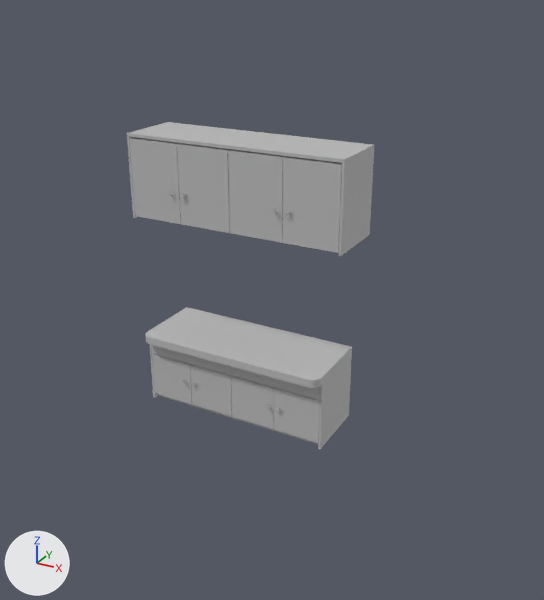
The FBX model Assets/Art/Environment/Ship/Kitchen/Counter.fbx: old version first, new version second.
Both versions are drawn from a camera (50 mm lens) standing at (3.89, -6.55, 4.24) and looking at (0.29, -0.01, 0.97). The lights are fixed; the arrows at lower left show +X, +Y and +Z. Where no turn or scale is listed for an object, it has been applied to the vertices.

The scene before the commit, as lines of its bpy script (objects in view):
```python
me_mesh = bpy.data.meshes.new('Mesh')
me_mesh.from_pydata(...)  # 1190 vertices, 1348 faces; spans x -1.23..1.23, y -0.44..0.44, z -1.56..1.56
me_mesh.materials.append(mat_m_counter4)  # grey #bcbcbc
ob_counter = bpy.data.objects.new('Counter', me_mesh)
ob_counter.location = (0.0, -0.1, 1.12)
```
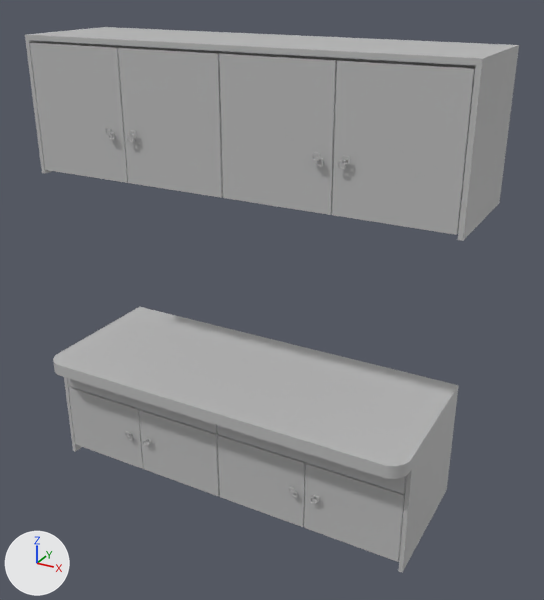
Where the change shows, as pixel boxes (x1, y1, x2, y2) in the pictures (544 x 600 px; the box of a moved part takes in the faces that stretch with it):
'Counter', reshaped, moved (99% wider, 67% taller)
    before: (127, 122, 375, 449)
    after: (25, 27, 519, 573)
part 1 of me_mesh, moved or reshaped
    before: (266, 404, 270, 410)
    after: (288, 487, 297, 498)
part 2 of me_mesh, moved or reshaped
    before: (193, 382, 197, 388)
    after: (143, 438, 151, 446)
part 3 of me_mesh, moved or reshaped
    before: (277, 407, 281, 412)
    after: (310, 495, 319, 504)
part 4 of me_mesh, moved or reshaped
    before: (183, 379, 187, 385)
    after: (125, 431, 133, 441)
part 5 of me_mesh, moved or reshaped
    before: (145, 307, 352, 449)
    after: (53, 307, 459, 573)
part 6 of me_mesh, moved or reshaped
    before: (273, 207, 278, 215)
    after: (311, 152, 323, 166)
part 7 of me_mesh, moved or reshaped
    before: (181, 193, 186, 200)
    after: (126, 130, 136, 142)
part 8 of me_mesh, moved or reshaped
    before: (286, 209, 291, 217)
    after: (337, 156, 350, 169)
part 9 of me_mesh, moved or reshaped
    before: (169, 191, 174, 198)
    after: (105, 127, 115, 140)
part 10 of me_mesh, moved or reshaped
    before: (127, 122, 375, 256)
    after: (25, 27, 519, 241)

Diff of the bpy script that builds the scene:
```diff
--- a/Assets/Art/Environment/Ship/Kitchen/Counter.fbx.py
+++ b/Assets/Art/Environment/Ship/Kitchen/Counter.fbx.py
@@ me_mesh @@
 me_mesh.from_pydata(...)  # 1190 vertices, 1348 faces; spans x -1.23..1.23, y -0.44..0.44, z -1.56..1.56
 # used by ob_counter; location = (0.0, -0.1, 1.12)
+# me_mesh part 1: the loose piece of 116 vertices spanning x 0.46..0.51, y -0.34..-0.3, z -1.23..-1.17 is scaled about its middle by (2, 2, 1.6), then moved by (2.68, 0.31, 1.77)
+# me_mesh part 2: the loose piece of 116 vertices spanning x -0.5..-0.45, y -0.34..-0.3, z -1.23..-1.17 is scaled about its middle by (2, 2, 1.6), then moved by (1.72, 0.31, 1.77)
+# me_mesh part 3: the loose piece of 116 vertices spanning x 0.58..0.63, y -0.34..-0.3, z -1.23..-1.17 is scaled about its middle by (2, 2, 1.6), then moved by (2.81, 0.31, 1.77)
+# me_mesh part 4: the loose piece of 116 vertices spanning x -0.63..-0.58, y -0.34..-0.3, z -1.23..-1.17 is scaled about its middle by (2, 2, 1.6), then moved by (1.59, 0.31, 1.77)
+# me_mesh part 5: the loose piece of 179 vertices spanning x -1.1..1.1, y -0.44..0.44, z -1.56..-0.67 is scaled about its middle by (2, 2, 1.6), then moved by (2.2, 0.63, 1.82)
+# me_mesh part 6: the loose piece of 116 vertices spanning x 0.51..0.57, y -0.3..-0.25, z 0.95..1.02 is scaled about its middle by (2, 2, 1.6), then moved by (2.7, 0.51, 3.08)
+# me_mesh part 7: the loose piece of 116 vertices spanning x -0.56..-0.5, y -0.3..-0.25, z 0.95..1.02 is scaled about its middle by (2, 2, 1.6), then moved by (1.69, 0.51, 3.08)
+# me_mesh part 8: the loose piece of 116 vertices spanning x 0.65..0.71, y -0.3..-0.25, z 0.95..1.02 is scaled about its middle by (2, 2, 1.6), then moved by (2.81, 0.51, 3.08)
+# me_mesh part 9: the loose piece of 116 vertices spanning x -0.71..-0.65, y -0.3..-0.25, z 0.95..1.02 is scaled about its middle by (2, 2, 1.6), then moved by (1.57, 0.51, 3.08)
+# me_mesh part 10: the loose piece of 83 vertices spanning x -1.23..1.23, y -0.27..0.44, z 0.64..1.56 is scaled about its middle by (1.94, 1.78, 1.6), then moved by (2.2, 0.8, 3.15)
 me_mesh.materials.append(mat_m_counter4)
@@ ob_counter @@
 ob_counter = bpy.data.objects.new('Counter', me_mesh)
-ob_counter.location = (0.0, -0.1, 1.12)
+ob_counter.location = (-2.2, -0.73, -1.38)
```
